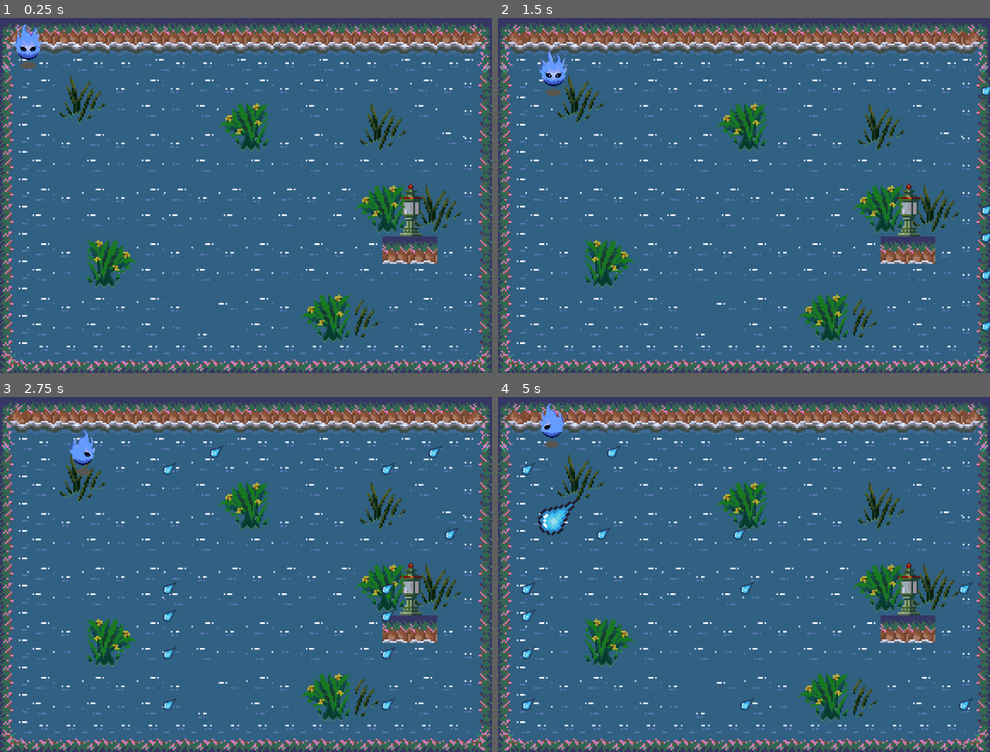
Above: before the commit, frames 1-4 (two rows, left to right).
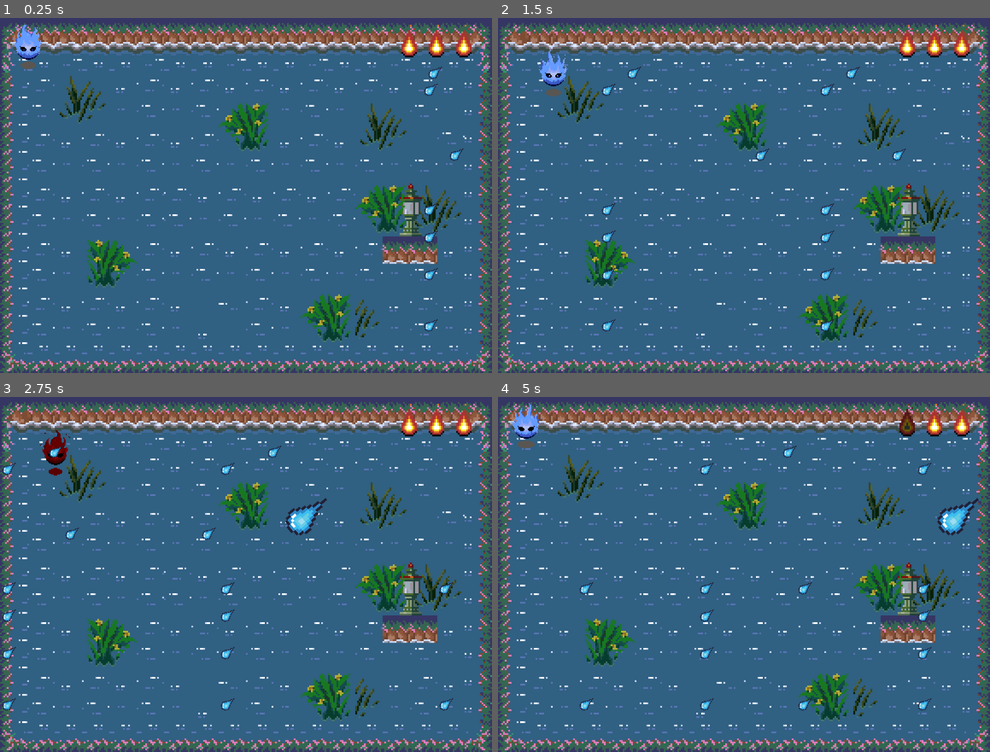
Above: after the commit, the same moments.

Repository: Edric723/Frogger_swamp
Game: Godot game, scene res://src/scenes/main.tscn
Same seed, same stepped clock (60 frames per second), same inputs: the game is played once before the commit and once after it.
Inputs:
- Up to frame 1 (0.25 s): no input
- Up to frame 2 (1.5 s): hold Right (right) 0.53-1.28 s; hold Down (down) from 1.28 s (still down)
- Up to frame 3 (2.75 s): release Down (down) at 2.03 s; hold Right (right) from 2.03 s (still down)
- Up to frame 4 (5 s): release Right (right) at 2.78 s; hold Up (up) 2.78-3.53 s; hold Left (left) from 3.53 s (still down)

The runs differ from the first frame. In frame 1, 0.8% of the frame differs, in the area x 81-96%, y 1-89%; in frame 2, 1.4%; in frame 3, 3.0%; in frame 4, 3.4%, in the area x 2-98%, y 1-89%.

Commit message:
Update - Hud
- Implementación del hud.
- Implementación de vidas on y vidas off.
- Estado de victoria, y estado de derrota.
- Reseteo del juego.
- Mejoras.
- Correcciones.

Diff:
--- /dev/null
+++ b/src/scenes/hud.tscn
@@ -0,0 +1,57 @@
+[gd_scene load_steps=3 format=3 uid="uid://gvrr7ct0jdht"]
+
+[ext_resource type="Script" uid="uid://7o7y6m2j6ysq" path="res://src/scripts/hud.gd" id="1_byxfp"]
+
+[sub_resource type="SystemFont" id="SystemFont_byxfp"]
+font_italic = true
+
+[node name="hud" type="CanvasLayer"]
+script = ExtResource("1_byxfp")
+
+[node name="MarginContainer" type="MarginContainer" parent="."]
+anchors_preset = 15
+anchor_right = 1.0
+anchor_bottom = 1.0
+grow_horizontal = 2
+grow_vertical = 2
+theme_override_constants/margin_left = 8
+theme_override_constants/margin_bottom = 8
+
+[node name="HBoxContainer" type="HBoxContainer" parent="MarginContainer"]
+layout_direction = 3
+layout_mode = 2
+size_flags_horizontal = 8
+size_flags_vertical = 0
+alignment = 2
+
+[node name="vidas" type="HBoxContainer" parent="MarginContainer/HBoxContainer"]
+unique_name_in_owner = true
+layout_mode = 2
+size_flags_horizontal = 8
+theme_override_constants/separation = -16
+alignment = 2
+
+[node name="CenterContainer" type="CenterContainer" parent="MarginContainer"]
+visible = false
+layout_mode = 2
+
+[node name="PanelContainer" type="PanelContainer" parent="MarginContainer/CenterContainer"]
+layout_mode = 2
+
+[node name="VBoxContainer" type="VBoxContainer" parent="MarginContainer/CenterContainer/PanelContainer"]
+layout_mode = 2
+
+[node name="resultado" type="Label" parent="MarginContainer/CenterContainer/PanelContainer/VBoxContainer"]
+layout_mode = 2
+theme_override_fonts/font = SubResource("SystemFont_byxfp")
+theme_override_font_sizes/font_size = 9
+text = "Hoy has perdido chico,
+pero eso no tiene por qué gustarte..."
+horizontal_alignment = 1
+justification_flags = 0
+
+[node name="Button" type="Button" parent="MarginContainer/CenterContainer/PanelContainer/VBoxContainer"]
+layout_mode = 2
+text = "Restart"
+
+[connection signal="pressed" from="MarginContainer/CenterContainer/PanelContainer/VBoxContainer/Button" to="." method="_on_button_pressed"]
--- a/src/scenes/jugador.tscn
+++ b/src/scenes/jugador.tscn
@@ -117,8 +117,7 @@
 
 [node name="AnimatedSprite2D" type="AnimatedSprite2D" parent="."]
 sprite_frames = SubResource("SpriteFrames_fgn7w")
-animation = &"idle_backward"
-frame_progress = 0.263696
+animation = &"idle_side"
 
 [node name="CollisionShape2D" type="CollisionShape2D" parent="."]
 position = Vector2(0, -0.5)
--- a/src/scenes/main.tscn
+++ b/src/scenes/main.tscn
@@ -7,6 +7,7 @@
 [ext_resource type="Script" uid="uid://dwsfyaq2ails4" path="res://src/scripts/game_state_manager.gd" id="5_dbro3"]
 [ext_resource type="Script" uid="uid://bxfquxwqbtmgi" path="res://src/scripts/metas_manager.gd" id="6_2lg1k"]
 [ext_resource type="PackedScene" uid="uid://cjfh4rhn1xjwt" path="res://src/scenes/meta.tscn" id="6_dbro3"]
+[ext_resource type="PackedScene" uid="uid://gvrr7ct0jdht" path="res://src/scenes/hud.tscn" id="8_5lsyw"]
 
 [node name="main" type="Node"]
 
@@ -15,6 +16,7 @@
 [node name="jugador" parent="." instance=ExtResource("2_rr2wm")]
 position = Vector2(16, 16)
 scale = Vector2(0.5, 0.5)
+velocidad = 35
 
 [node name="spawner_obstaculos" type="Node" parent="."]
 script = ExtResource("3_o81g6")
@@ -67,6 +69,8 @@
 contador_obstaculos = 8
 velocidad = 150
 
+[node name="hud" parent="." instance=ExtResource("8_5lsyw")]
+
 [node name="GameStateManager" type="Node" parent="."]
 script = ExtResource("5_dbro3")
 
--- a/src/scripts/game_state_manager.gd
+++ b/src/scripts/game_state_manager.gd
@@ -2,11 +2,15 @@
 
 @onready var jugador: Jugador = $"../jugador" as Jugador
 @onready var metas_manager: Node = $"../metas_manager" as MetasManager
+@onready var hud: CanvasLayer = $"../hud"
 
 
 func _ready() -> void:
 	metas_manager.todas_las_metas_ocupadas.connect(on_todas_las_metas_ocupada)
 	metas_manager.meta_ocupada.connect(on_meta_ocupada)
+	jugador.vida_perdida.connect(on_vida_perdida)
+	jugador.game_over.connect(on_game_over)
+	hud.crear_vidas(jugador.vidas)
 
 
 func on_meta_ocupada():
@@ -18,7 +22,14 @@
 	print("GANASTE EL JUEGO!!!")
 	jugador.set_process_input(false)
 	jugador.animated_sprite_2d.self_modulate = Color (0, 1, 0)
+	hud.mostrar_victoria()
 
+func on_vida_perdida():
+	hud.perder_vidas()
+
+
+func on_game_over():
+	hud.mostrar_derrota()
 
 func matar_jugador():
 	print("Muerte Jugador")
--- /dev/null
+++ b/src/scripts/hud.gd
@@ -0,0 +1,51 @@
+extends CanvasLayer
+
+class_name Hud
+
+@onready var vidas: HBoxContainer = %vidas
+@onready var center_container: CenterContainer = $MarginContainer/CenterContainer
+@onready var panel_container: PanelContainer = $MarginContainer/CenterContainer/PanelContainer
+@onready var resultado: Label = $MarginContainer/CenterContainer/PanelContainer/VBoxContainer/resultado
+@onready var fondo_vidas: ColorRect = $MarginContainer/HBoxContainer/fondo_vidas
+
+
+
+var textura_vida = preload("res://_assets/vidas.png")
+var textura_vida_off = preload("res://_assets/vida_off.png")
+var textura_vidas: Array[TextureRect] = []
+
+
+func crear_vidas(cantidad_vidas: int):
+	for vida in cantidad_vidas:
+		var texture_rect = TextureRect.new()
+		texture_rect.custom_minimum_size = Vector2(16,16)
+		texture_rect.texture = textura_vida
+		texture_rect.texture_filter = CanvasItem.TEXTURE_FILTER_NEAREST
+		vidas.add_child(texture_rect)
+		textura_vidas.append(texture_rect)
+
+
+#func perder_vidas():
+	#var _textura_vida = textura_vidas.pop_back()
+	#_textura_vida.queue_free()
+
+func perder_vidas():
+	## Utilizo size xq es un array
+	if textura_vidas.size() > 0:
+		var textura_vida_activa = textura_vidas.pop_back()
+		## No utilizo queue_free porque cambió el display de la flexbox.
+		textura_vida_activa.texture = textura_vida_off
+
+
+func mostrar_victoria():
+	resultado.text = "Válido para un aprobado!"
+	center_container.show()
+
+
+func mostrar_derrota():
+	#resultado.text = ""
+	center_container.show()
+
+
+func _on_button_pressed() -> void:
+	get_tree().reload_current_scene()
--- a/src/scripts/linea_obstaculo.gd
+++ b/src/scripts/linea_obstaculo.gd
@@ -9,7 +9,7 @@
 @export var contador_obstaculos = 3
 @export var distancia_entre_obstaculos = 128
 @export var velocidad = 200
-@export var limite_movimiento_x = 512
+@export var limite_movimiento_x = 290
 
 var obstaculos = []
 
Binary file added: _assets/vida_off.png
Not shown, added: _assets/vida_off.png.import
Binary file changed: _assets/vidas.png
Not shown, changed: readme.txt
Not shown: 1 places in src/scenes/main.tscn that only renumber resources
Not shown, added: src/scripts/hud.gd.uid
